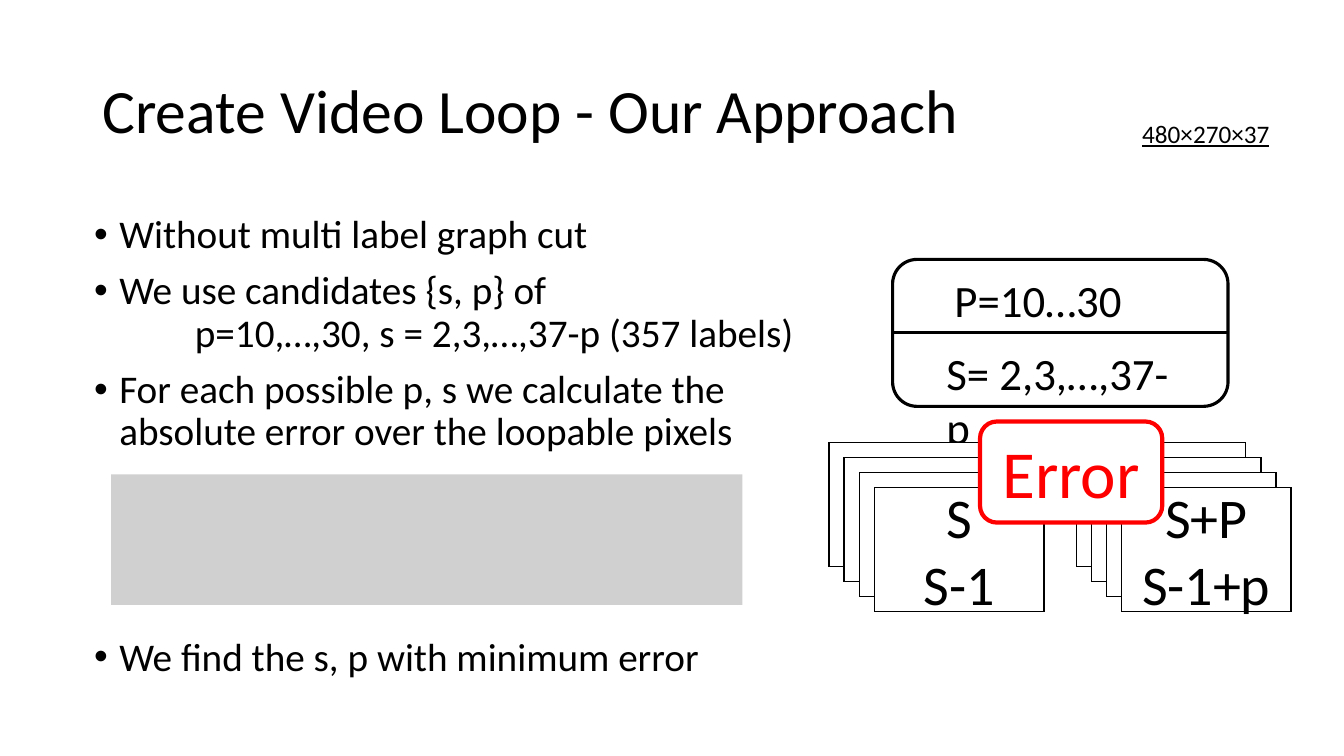
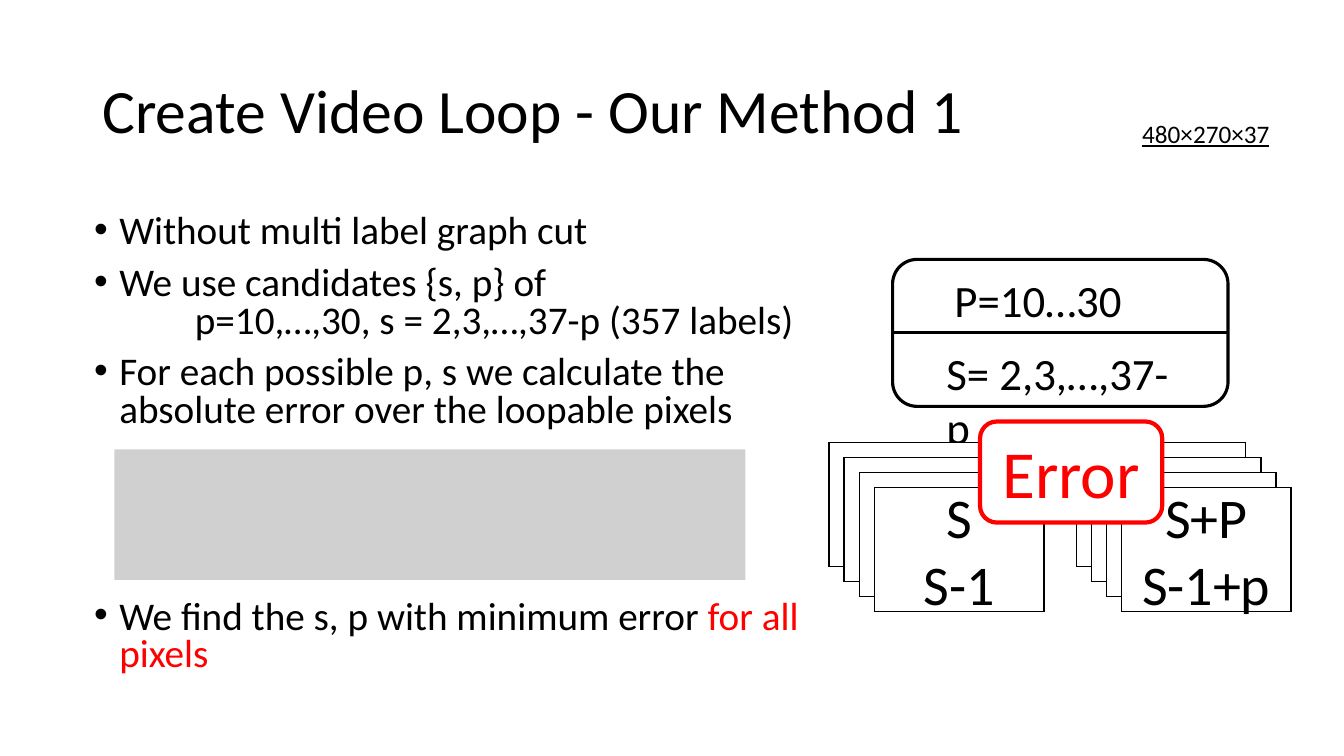
Before and after one commit to pierre0218/VideoLoop, a slide deck: slide 15 of VC_final_project.pptx. Drawn at 1344x756 pixels with LibreOffice and Linux fonts; fonts in the diff are those of the drawing; grey boxes stand for pictures. Boxes give left, top, right and bottom in pixels: in the first picture for what was removed or moved away, otherwise in the second. Text is boxed around its words. In the diff, an @@ line names an element or a change of style, - is before the commit and + after.

```diff
--- a/VC_final_project.pptx
+++ b/VC_final_project.pptx
@@ title at [102, 90, 962, 143]: text changed @@
-Create Video Loop - Our Approach
+Create Video Loop - Our Method 1
@@ text at [119, 216, 793, 430]: line spacing 0.9 to 0.8 @@
@@ picture: place and size @@
-picture at [111, 475, 742, 605]
+picture at [114, 450, 745, 580]
@@ text at [119, 602, 799, 674]: text changed @@
-• We find the s, p with minimum error
+• We find the s, p with minimum error for all pixels
```
Also in this commit, not shown: 2 other slides changed, 2 slides added, 1 slide removed, 13 other files.
